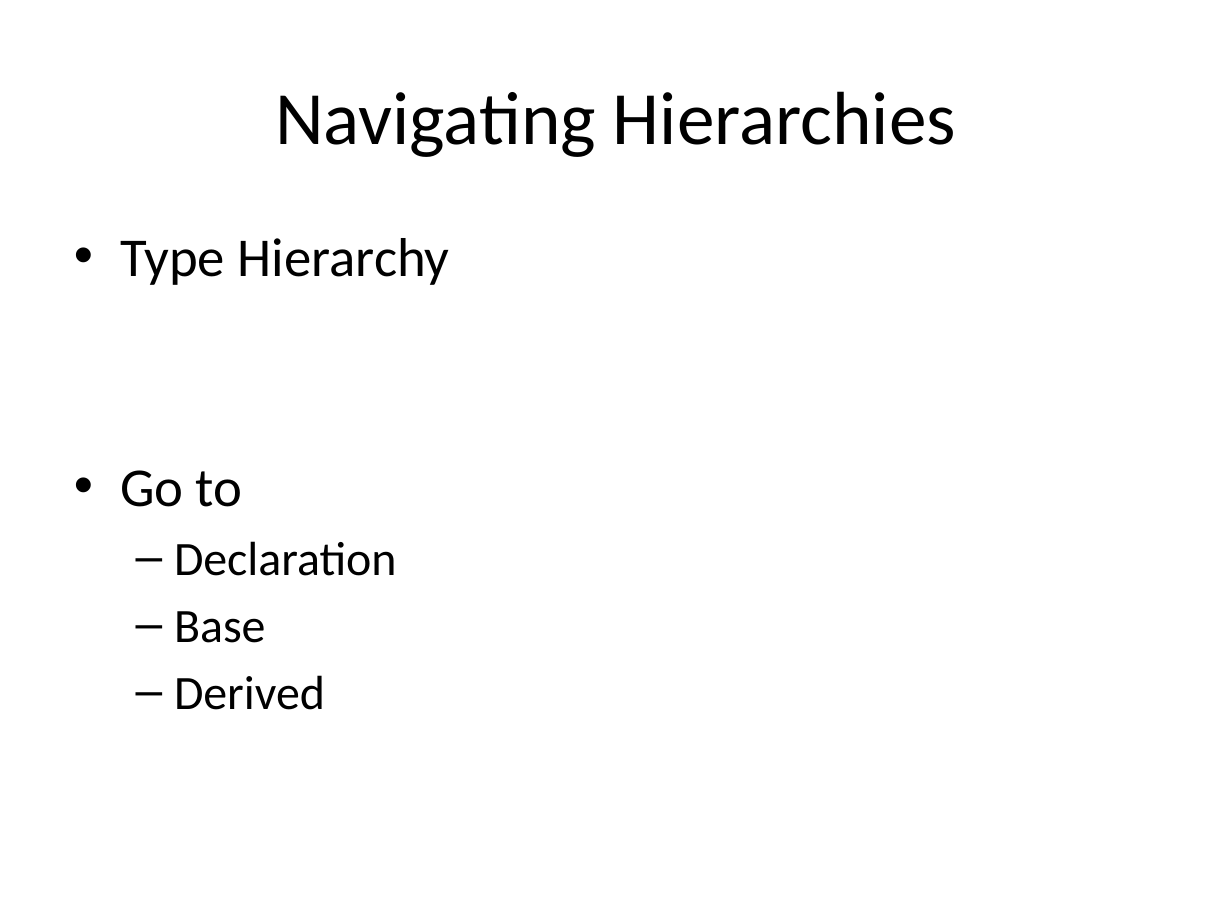
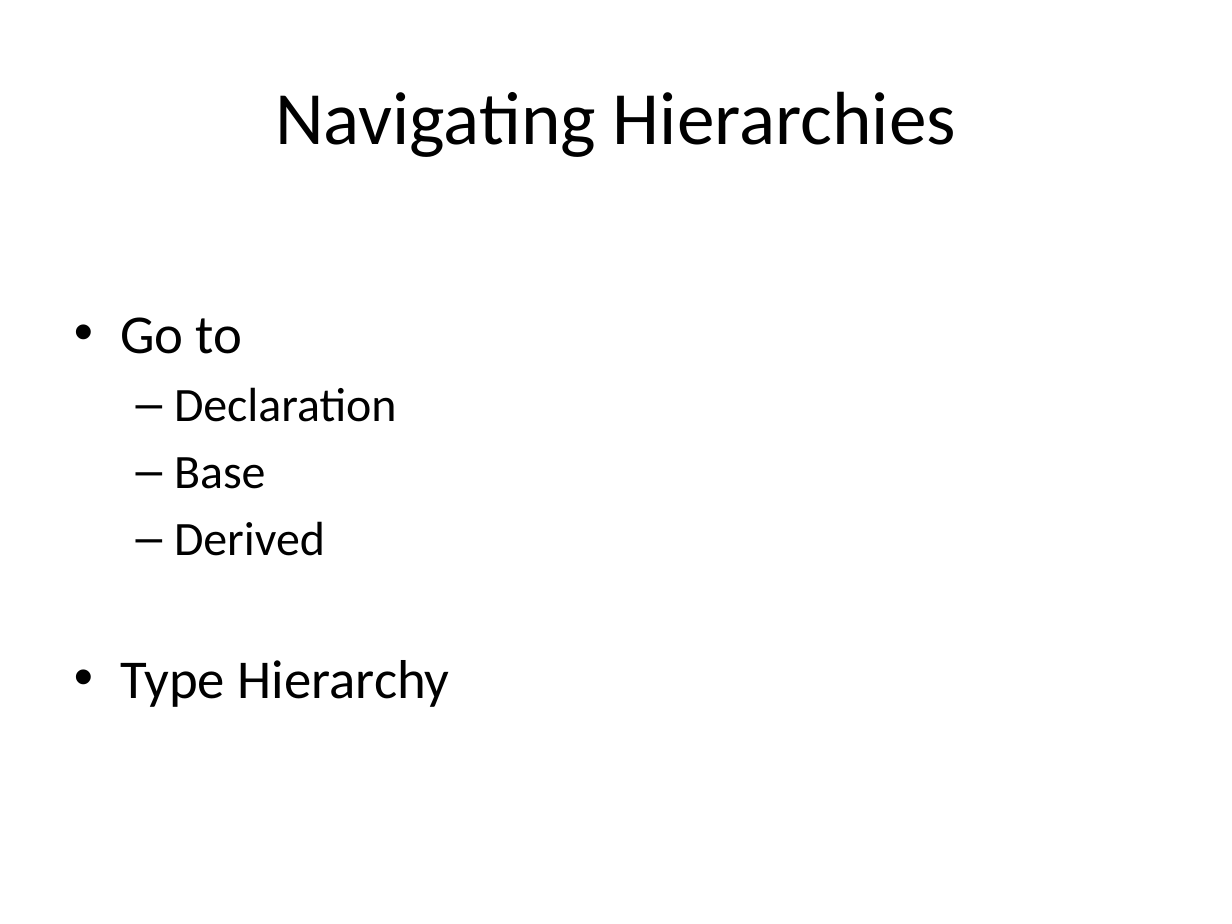
Before and after one commit to rasmuskl/ReSharperCourse, a slide deck: slide 34 of Presentations/2 - Exercises - ReSharper Course.pptx (slide 25 before the commit). Drawn at 1232x924 pixels with LibreOffice and Linux fonts; fonts in the diff are those of the drawing. Boxes give left, top, right and bottom in pixels: in the first picture for what was removed or moved away, otherwise in the second. Text is boxed around its words. In the diff, an @@ line names an element or a change of style, - is before the commit and + after.

```diff
--- a/Presentations/2 - Exercises - ReSharper Course.pptx
+++ b/Presentations/2 - Exercises - ReSharper Course.pptx
@@ text at <box>120,238,450,285</box>: paragraph removed @@
-• Type Hierarchy
@@ text at <box>120,660,450,707</box>: paragraph added @@
+• Type Hierarchy
```
Also in this commit, not shown: 8 other slides changed, 6 slides added, 1 slide removed, 9 other files.
